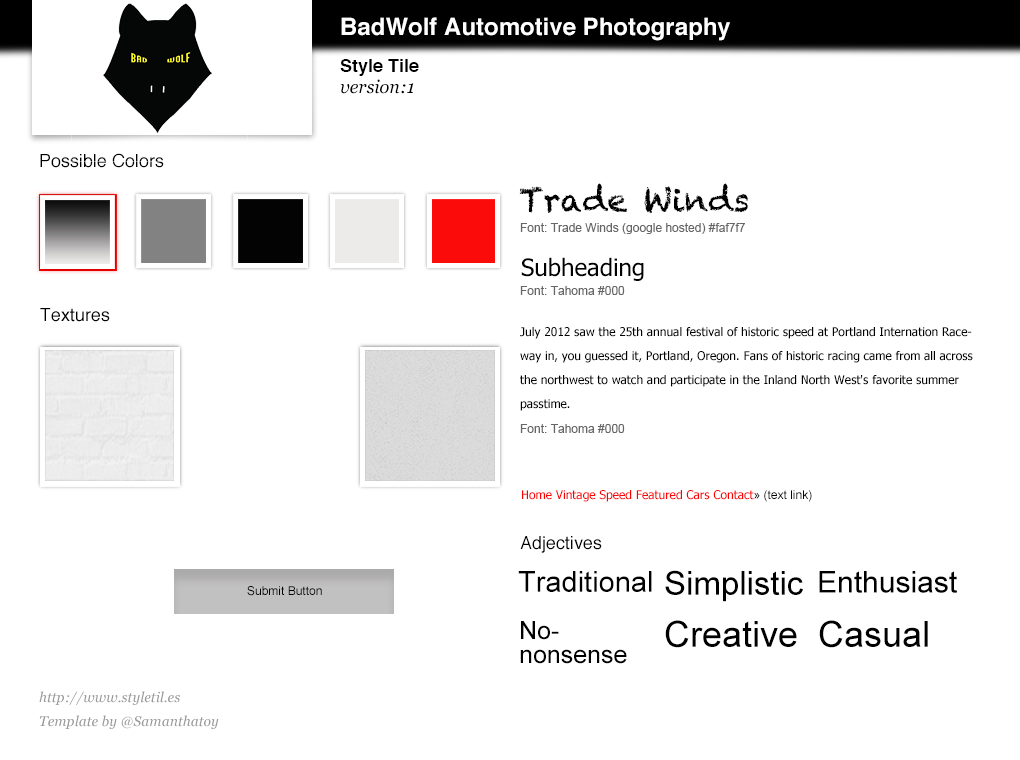
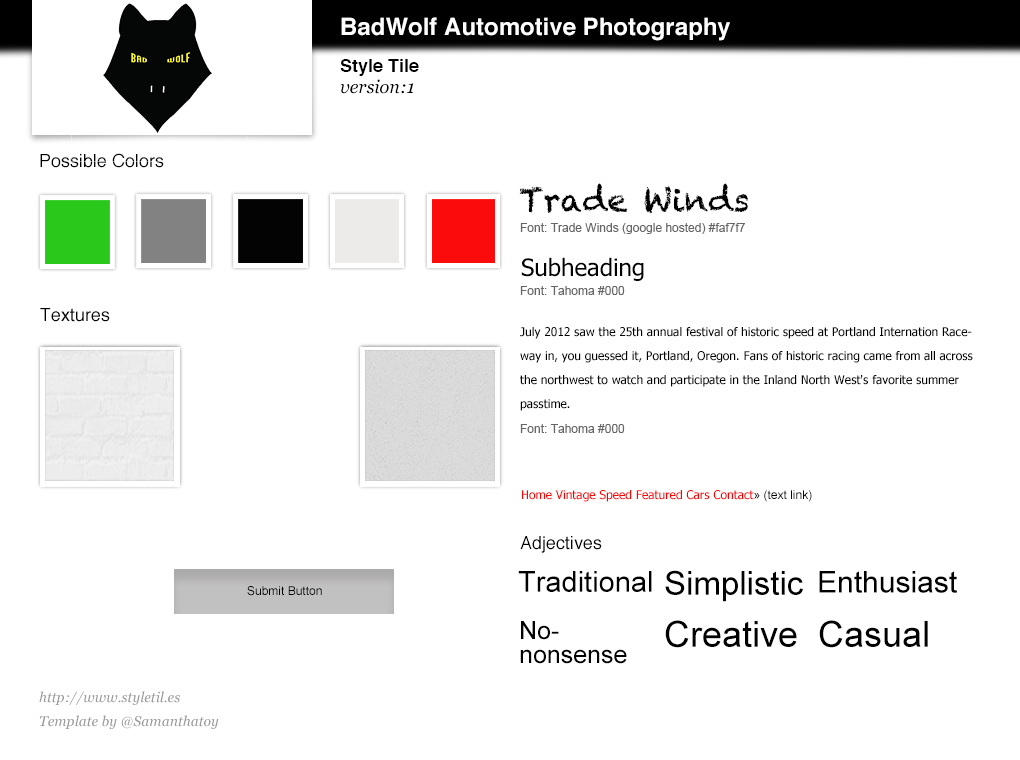
The second 1020 × 760 image is a revision of the first. Changes to its layers:
removed layer "Color ( do a color overlay) copy 3" from group "Colors area" over (39, 194, 117, 271)
